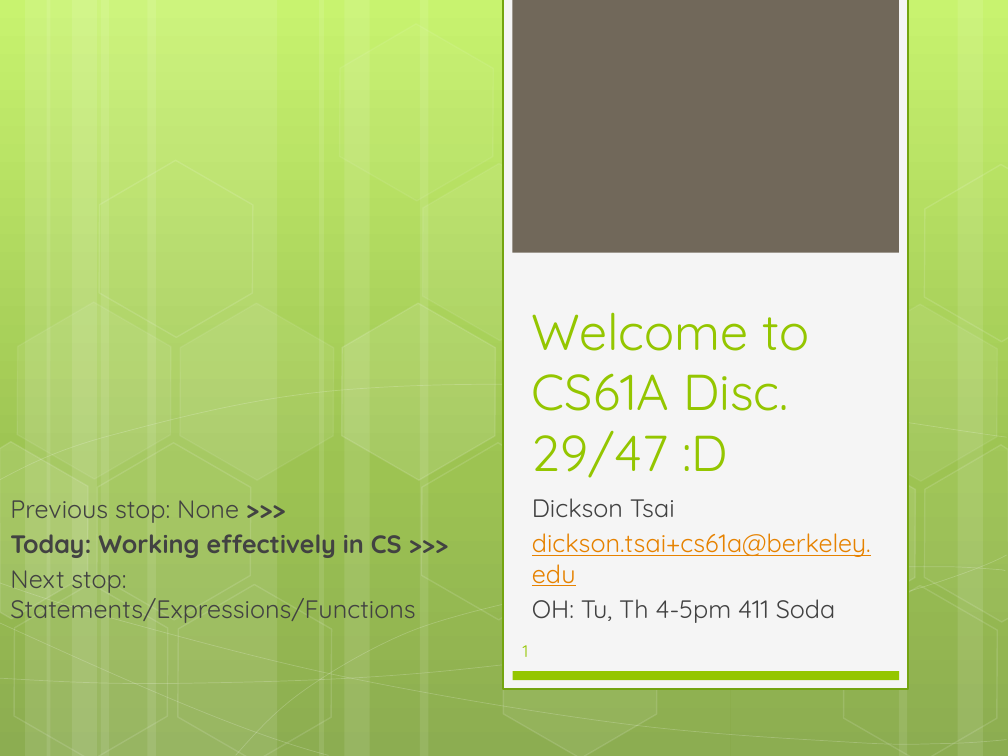
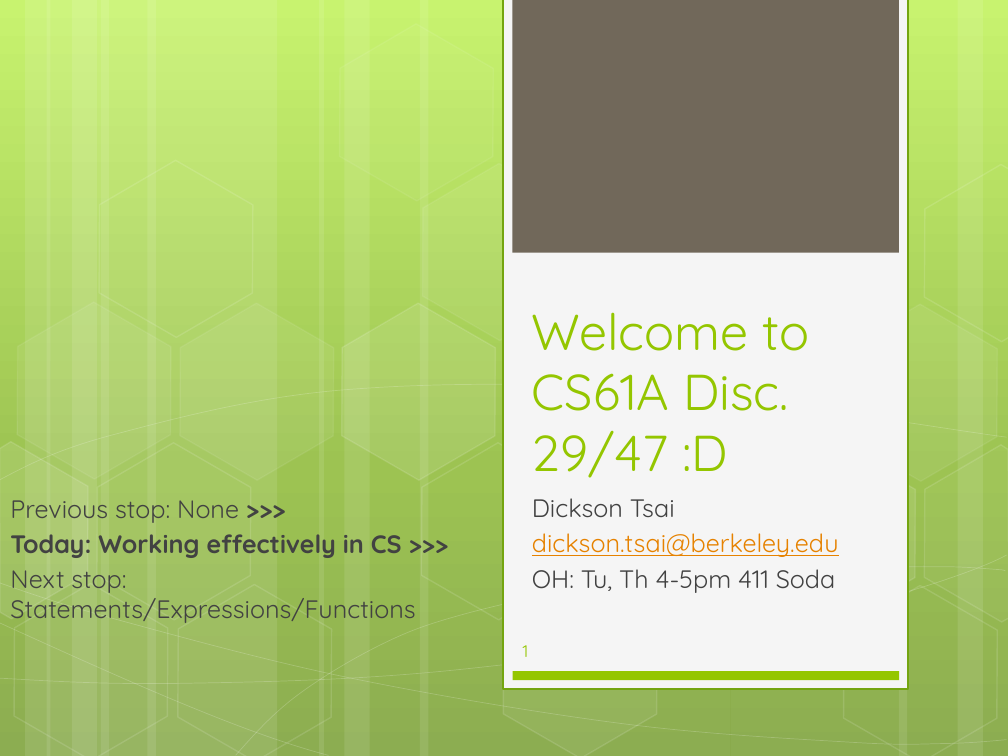
Before and after one commit to dicksontsai/dicksontsai.github.io, a slide deck: slide 1 of cs61a/discussion/disc0.pptx. Drawn at 1008x756 pixels with LibreOffice and Linux fonts; fonts in the diff are those of the drawing. Boxes give left, top, right and bottom in pixels: in the first picture for what was removed or moved away, otherwise in the second. Text is boxed around its words. In the diff, an @@ line names an element or a change of style, - is before the commit and + after.

```diff
--- a/cs61a/discussion/disc0.pptx
+++ b/cs61a/discussion/disc0.pptx
@@ subtitle at (x1=532, y1=533, x2=839, y2=557): text changed @@
-dickson.tsai+cs61a@berkeley.edu
+dickson.tsai@berkeley.edu
```
Also in this commit, not shown: 2 other slides changed, 47 other files.
